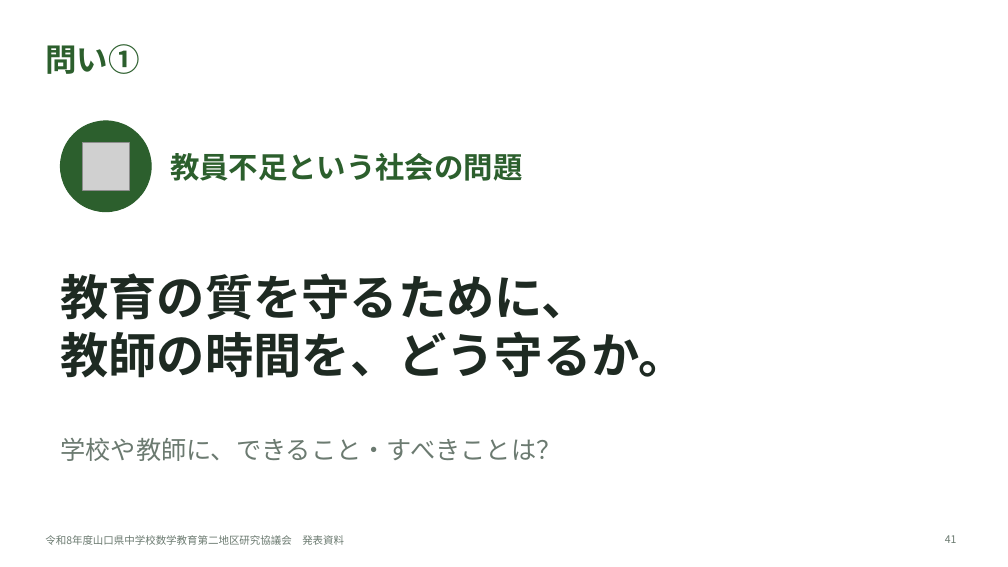
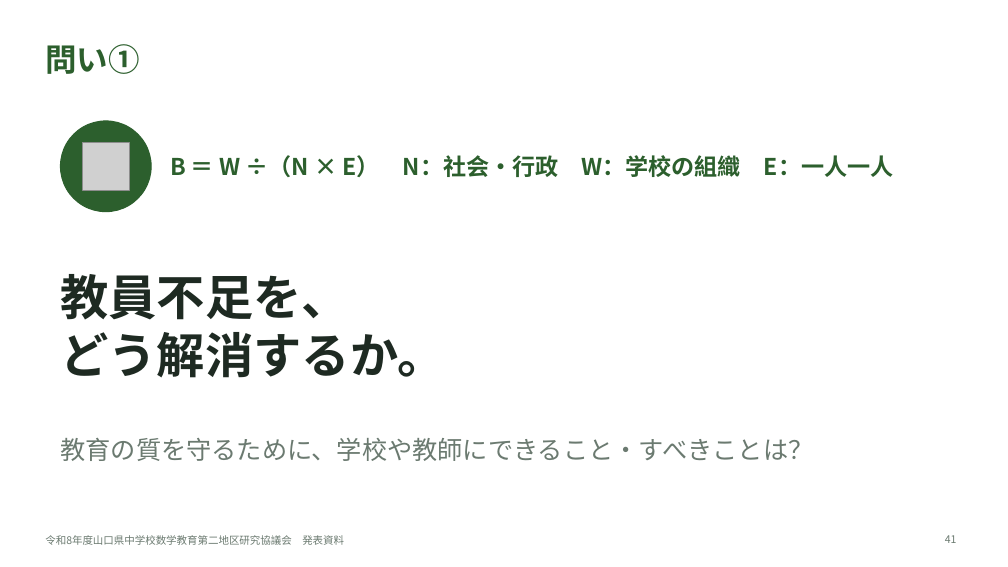
Before and after one commit to margiela14th-sudo/my-ai-project, a slide deck: slide 41 of 07_完成資料/県大会発表_生成AI授業再構築.pptx. Drawn at 1008x567 pixels with LibreOffice and Linux fonts; fonts in the diff are those of the drawing; grey boxes stand for pictures. Boxes give left, top, right and bottom in pixels: in the first picture for what was removed or moved away, otherwise in the second. Text is boxed around its words. In the diff, an @@ line names an element or a change of style, - is before the commit and + after.

```diff
--- a/07_完成資料/県大会発表_生成AI授業再構築.pptx
+++ b/07_完成資料/県大会発表_生成AI授業再構築.pptx
@@ text at [170,155,893,177]: text changed; size 28 to 22 pt @@
-教員不足という社会の問題
+B ＝ W ÷（N × E） N：社会・行政 W：学校の組織 E：一人一人
@@ text at [60,274,445,378]: text changed @@
-教育の質を守るために、
-教師の時間を、どう守るか。
+教員不足を、
+どう解消するか。
@@ text at [60,438,813,461]: text changed @@
-学校や教師に、できること・すべきことは？
+教育の質を守るために、学校や教師にできること・すべきことは？
```
Also in this commit, not shown: 15 other slides changed, 5 slides added, 4 slides removed, 10 other files.
